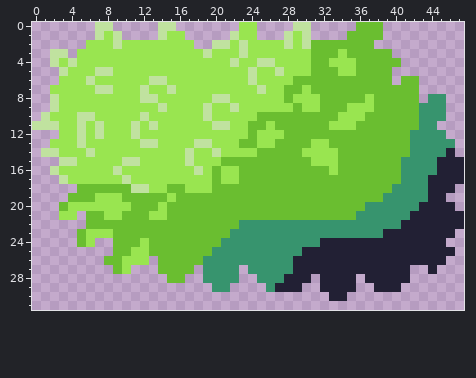
Two versions of one pixel-art file, ideen/tree.ase. This is how it looked before the edit.
48x32 pixels, 1 frame.
Once edited:
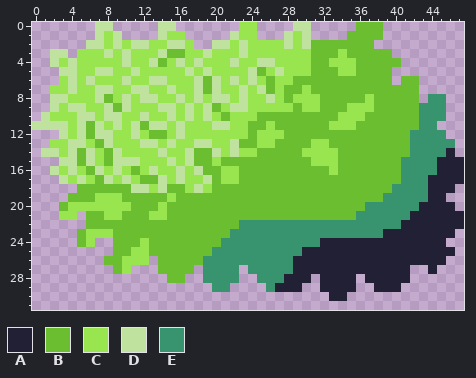
Palette (. is transparent): A #222034  B #6abe30  C #99e550  D #c0e29f  E #37946e
From the commit log: bugfixes in hill tree redraw
What changed:
y 2: x 6..7 CC -> DD; x 11..12 CC -> DD; x 15..16 CC -> DD
y 3: x 8 C -> D; x 10 C -> D; x 14..16 CCC -> DBB
y 4: x 10 C -> D; x 13..14 CC -> DB; x 16 C -> D; x 18 C -> D
y 5: x 4 C -> D; x 11 C -> D; x 17 C -> D; x 19 C -> D; x 25 C -> B
y 6: x 4 C -> D; x 10 C -> D; x 18..20 CCC -> DBD; x 22 C -> D; x 26 C -> B
y 7: x 4 C -> D; x 11 C -> D; x 18..20 CCC -> DBD; x 23 C -> D; x 26 C -> B
y 8: x 3 C -> D; x 7..8 CC -> DB; x 10 C -> D; x 16 C -> D; x 18 C -> D; x 23 C -> D; x 26 C -> D
y 9: x 4..5 CC -> DD; x 8..10 CCC -> DBD; x 15 C -> D; x 17 C -> D; x 20 C -> B; x 23 C -> D
y 10: x 8..9 CC -> DD; x 15 C -> D; x 17 C -> D; x 21 C -> B
y 11: x 3 C -> D; x 6 C -> B; x 9 C -> D; x 12 C -> B; x 14 C -> D; x 16 C -> D
y 12: x 3 C -> D; x 6 C -> B; x 8 C -> D; x 13..14 CC -> BB; x 16 C -> D
y 13: x 4 C -> D; x 7..8 CC -> BD; x 15 C -> D; x 22 C -> D
y 14: x 4..5 CC -> DB; x 8..9 CC -> BD; x 14 C -> D; x 18..19 CC -> BB; x 22 C -> D
y 15: x 5..6 CC -> BD; x 8..9 CC -> BD; x 15 C -> D; x 18..19 CC -> BB
y 16: x 4 C -> D; x 6..7 CC -> BD; x 11 C -> B; x 13 C -> D; x 16 C -> D; x 19 C -> B
y 17: x 5 C -> D; x 7..8 CC -> BD; x 12..14 CCC -> BBD; x 16 C -> D; x 19 C -> D
y 18: x 14 C -> D; x 18 C -> D
Boxes around the changes in both pictures, in picture pixels (x1, y1, x2, y2):
changed: (59, 40, 275, 193)
